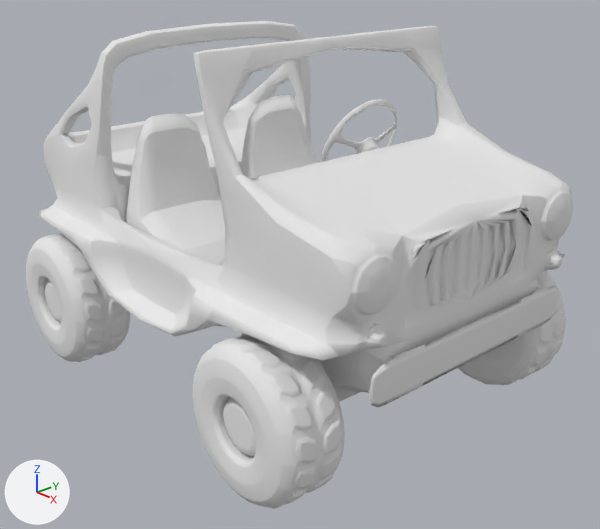
One commit to the Blender file DeathRaceRunner/Assets/Prefabs/CarroP.blend: the scene before it, then after it.
Rendered twice from a 50 mm camera at (6.1, -5.07, 3.97) aimed at (0.37, -0.01, 0.89). Arrows for +X, +Y and +Z are at lower left; the lights stay in place.

The first picture shows 'Jeep_default'.
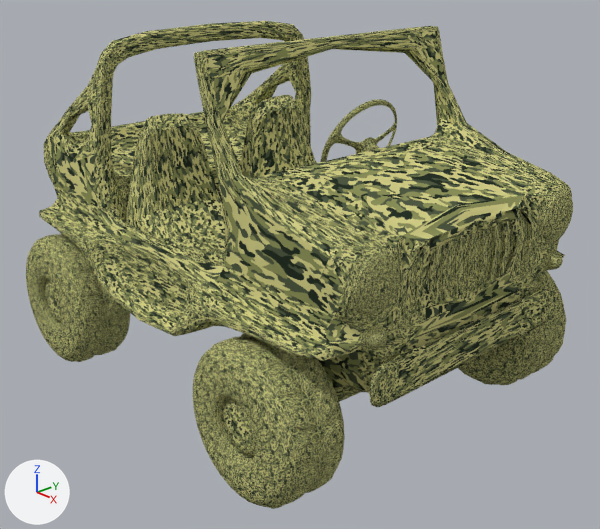
Boxes (x1, y1, x2, y2) around the edits, measured in the pictures (600 x 529 px):
'Jeep_default', surface changed (white to yellow): (26, 21, 573, 509) in both

What changed in the scene script:
```text
Add img_image_jpg:
    img_image_jpg = load_image('image.jpg', '../GrassRoadRace/Materials/image.jpg', 1080, 960, 'sRGB')
Change mat_default:
    remove mat_default.base_color = (0.8, 0.8, 0.8)  # white #e7e7e7
    add mat_default.texture = img_image_jpg
Change me_jeep_default:
    where me_jeep_default.from_pydata(...)  # 2996 vertices, 2919 faces; spans x -2.31..2.54, y 0.0..3.48, z -1.82..1.83
    used by ob_jeep_default; location = (0.0, 0.0, -0.358); rotation_euler = (1.571, 0.0, 0.0), in degrees (90, 0, 0)
    me_jeep_default part 1: texture (UV) coordinates changed
```
